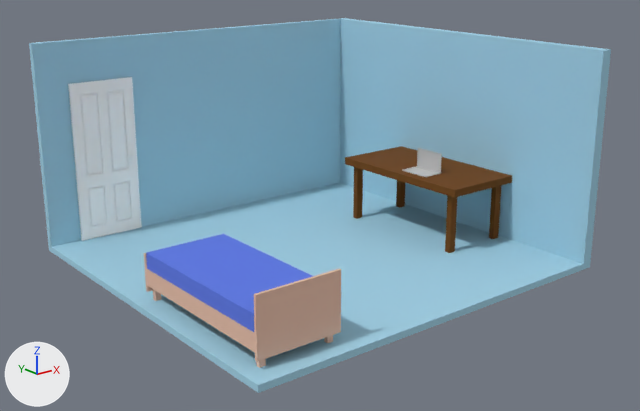
What one commit did to the glTF model assets/Exports/RoomModel.glb.
Before and after are seen from a 50 mm camera at (-5.38, -7.0, 3.95) aimed at (0.88, 0.83, 0.82). The lights are fixed; the arrows at lower left show +X, +Y and +Z. Where no turn or scale is listed for an object, it has been applied to the vertices. Vertices at the same position are counted once.

Objects in the first picture: 'Bed', 'Door', 'HouseWalls', 'Laptop', 'Mattress', 'Table'.
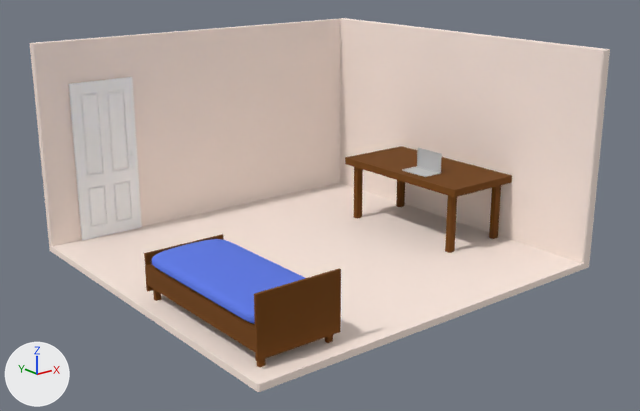
The newer file is also rescaled (x2.001), turned or shifted as a whole; pictures and numbers use the older file's frame.

Where the change shows, as pixel boxes (x1, y1, x2, y2) in the pictures (640 x 411 px):
'HouseWalls', recoloured (blue to white)
    both: (29, 18, 611, 393)
'Bed', recoloured
    both: (144, 234, 341, 368)
'Mattress', reshaped (8% narrower, 13% shorter)
    before: (146, 234, 313, 332)
    after: (152, 239, 305, 324)

Patch to the scene script:
```diff
--- a/assets/Exports/RoomModel.glb.py
+++ b/assets/Exports/RoomModel.glb.py
@@ mat_wall @@
 mat_wall = principled_material('Wall')
-mat_wall.base_color = (0.366, 0.646, 0.8)  # blue #a3d2e7
+mat_wall.base_color = (1.0, 0.845, 0.764)  # white #ffede2
 mat_wall.roughness = 1.0
@@ mat_bed @@
 mat_bed = principled_material('Bed')
-mat_bed.base_color = (0.8, 0.513, 0.395)  # beige #e7bea9
+mat_bed.base_color = (0.174, 0.0532, 0.0)  # brown #744100
 mat_bed.roughness = 1.0
@@ me_cube_004 @@
 # used by ob_mattress; location = (-0.884, -0.06, 0.625)
-me_cube_004.from_pydata(...)  # 24 vertices, 44 faces; spans x -0.48..0.48, y -0.98..0.98, z -0.09..0.09
+me_cube_004.from_pydata(...)  # 1410 vertices, 2816 faces; spans x -0.48..0.48, y -0.98..0.98, z -0.09..0.09
+# me_cube_004 part 1: 24 vertices removed from x -0.48..0.48, y -0.98..0.98, z -0.09..0.09; 1410 vertices added at x -0.48..0.48, y -0.98..0.98, z -0.09..0.09
 me_cube_004.materials.append(mat_mattress)
```
